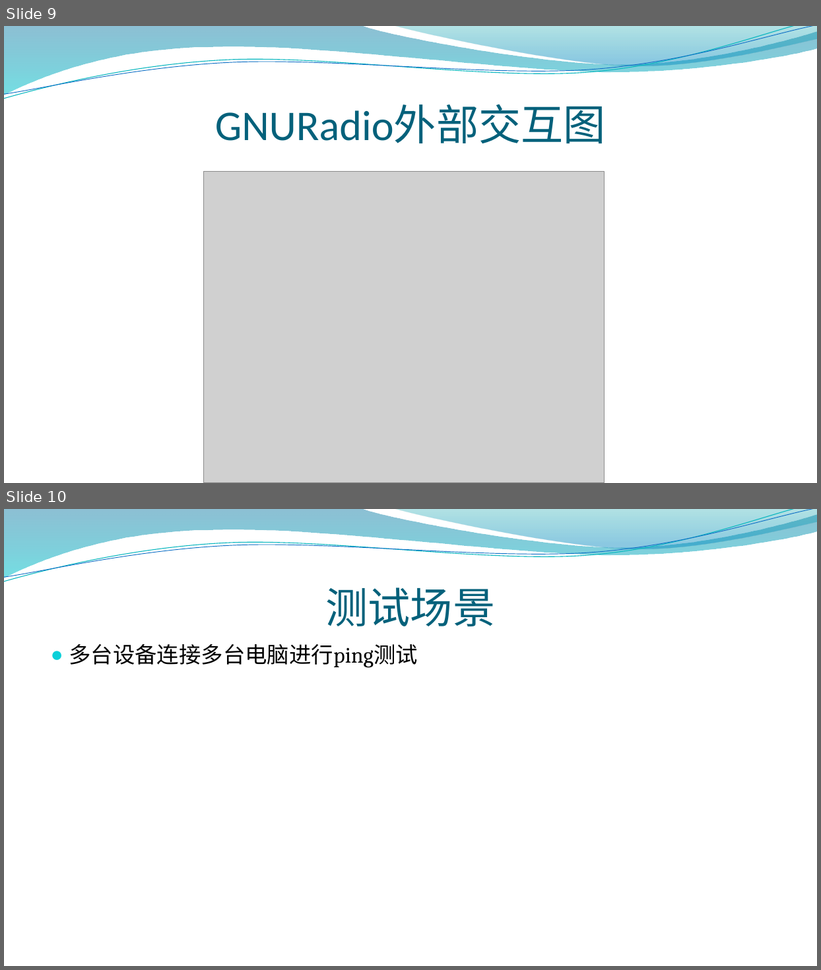
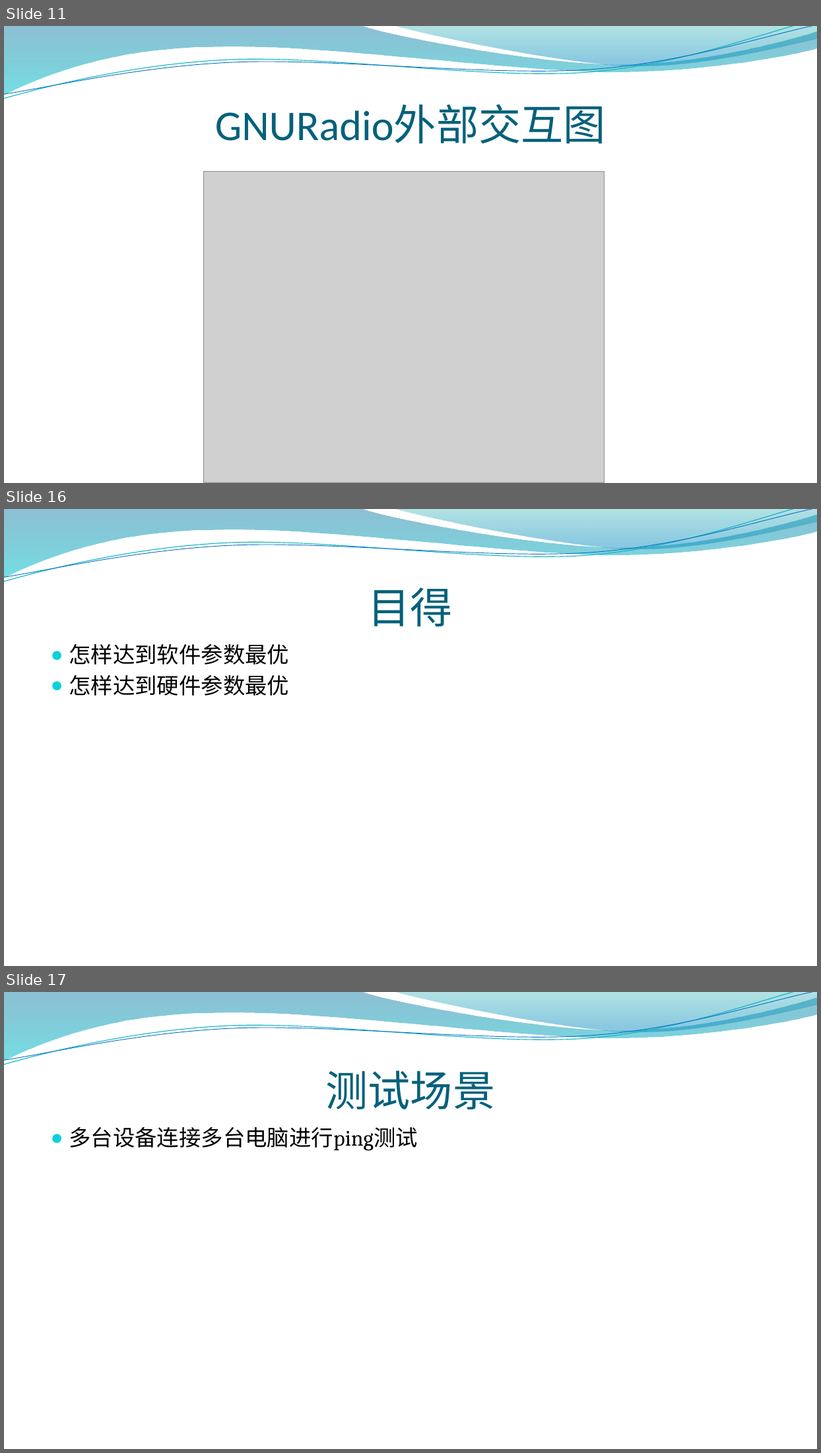
Before and after one commit to houwentaoff/test_gnuradio, a slide deck: doc/高速自组网.pptx. Shown one above the other, each under a label of ours: slides 9 and 10 before the commit, slides 11, 16 and 17 after it; the slides between them are not shown. The pictures are 821x970 and 821x1453 pixels, drawn with LibreOffice and Linux fonts; fonts in the diff are those of the drawing; grey boxes stand for pictures; background and template pictures are left out. Boxes give left, top, right and bottom in pixels: in the first picture for what was removed or moved away, otherwise in the second. Text is boxed around its words. In the diff, an @@ line names an element or a change of style, - is before the commit and + after.

```diff
--- a/doc/高速自组网.pptx
+++ b/doc/高速自组网.pptx
@@ slide 16 added at (4,509,817,966), background picture (left out); not listed: 4 template elements that a slide beside it also shows @@
@@ title added at (368,588,453,627), 50 pt, text #04617B @@
+目得
@@ text added at (69,644,289,696), 26 pt, text #000000 @@
+● 怎样达到软件参数最优
+● 怎样达到硬件参数最优
@@ what was slide 9 is now slide 11 @@
@@ what was slide 10 is now slide 17 @@
```
Also in this commit, not shown: 8 other slides added.
